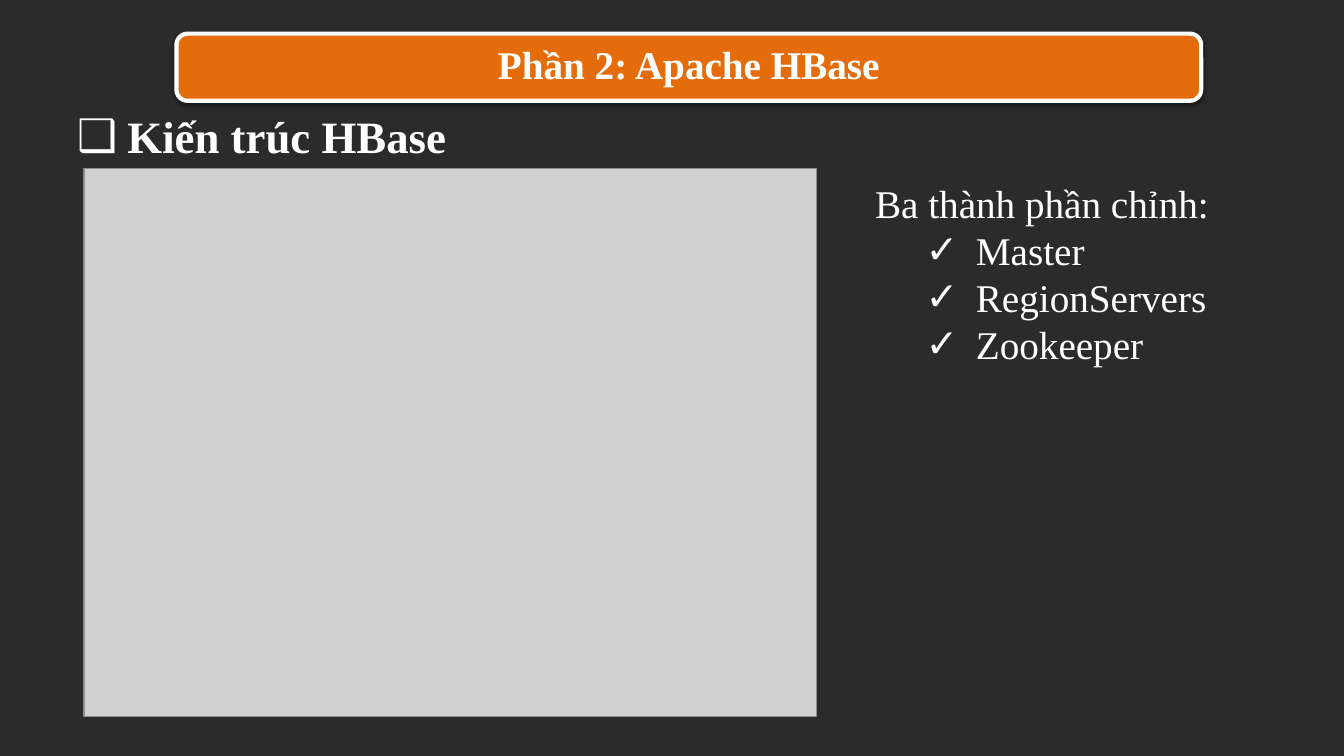
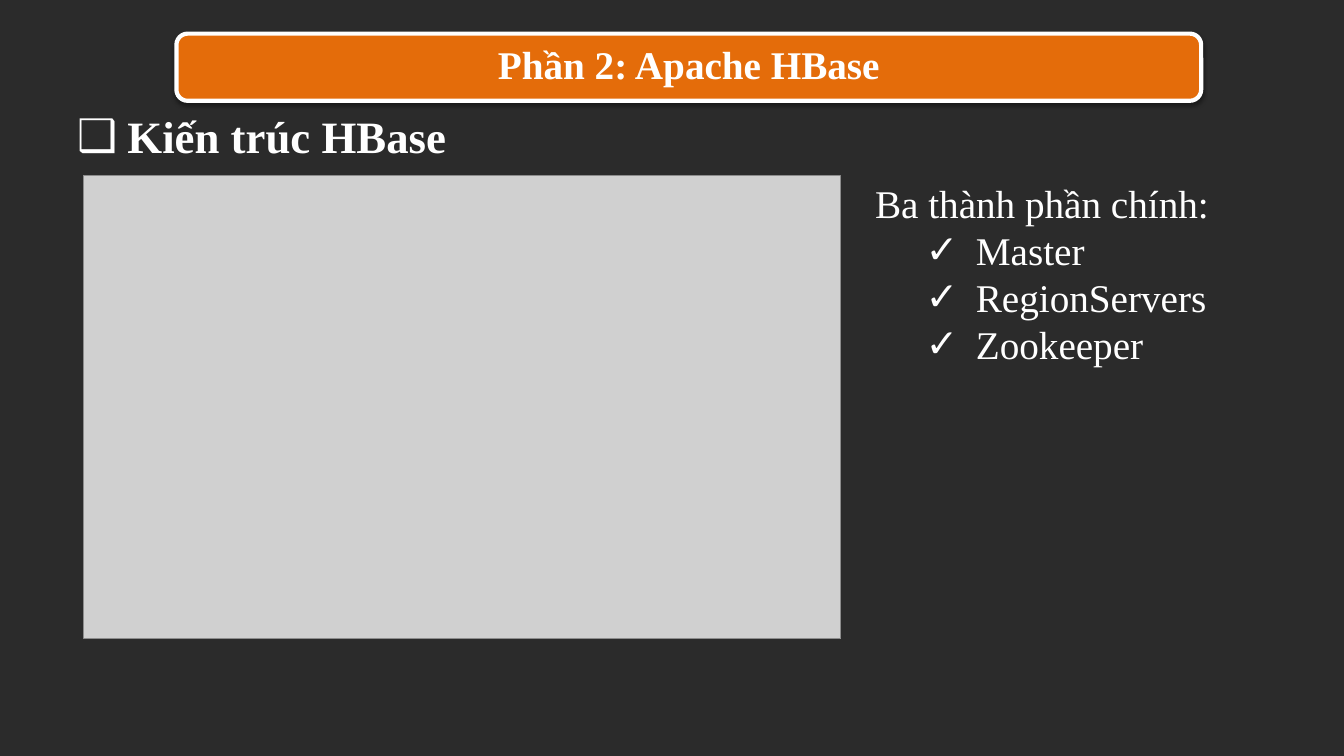
Before and after one commit to trandinhlam/document, a slide deck: slide 10 of CSDLNangCao/seminar_slide.pptx (slide 12 before the commit). Drawn at 1344x756 pixels with LibreOffice and Linux fonts; fonts in the diff are those of the drawing; grey boxes stand for pictures; background and template pictures are left out; a plain dark background stands for a picture behind light text. Boxes give left, top, right and bottom in pixels: in the first picture for what was removed or moved away, otherwise in the second. Text is boxed around its words. In the diff, an @@ line names an element or a change of style, - is before the commit and + after.

```diff
--- a/CSDLNangCao/seminar_slide.pptx
+++ b/CSDLNangCao/seminar_slide.pptx
@@ picture: place and size @@
-picture at bbox=[84, 168, 817, 716]
+picture at bbox=[84, 176, 841, 639]
@@ text at bbox=[875, 189, 1209, 226]: text changed @@
-Ba thành phần chỉnh:
+Ba thành phần chính:
```
Also in this commit, not shown: 1 other slide changed.
